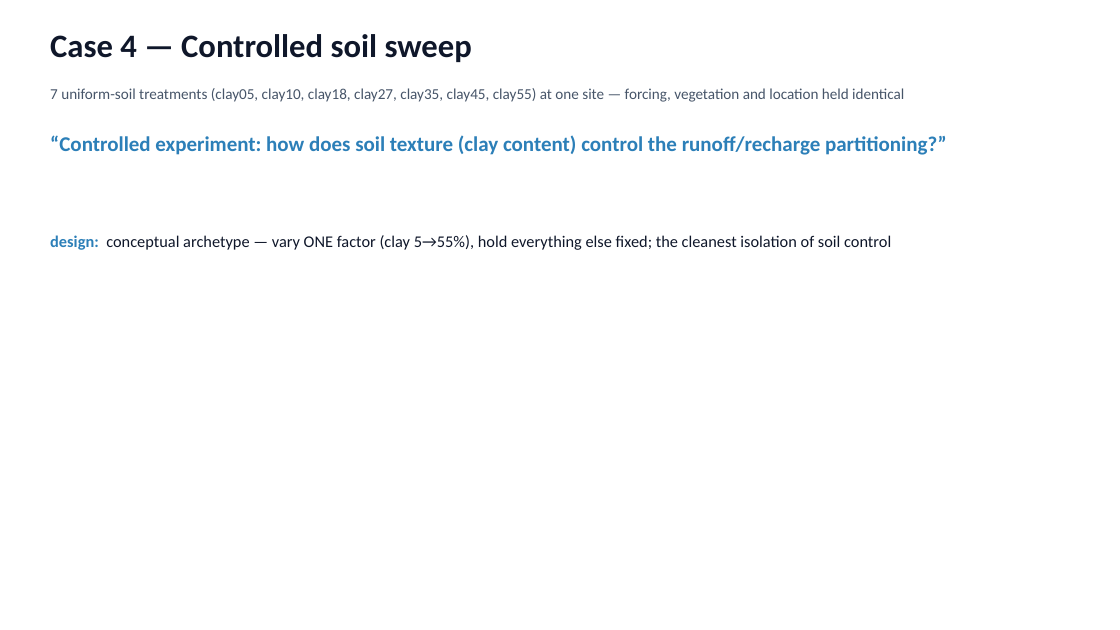
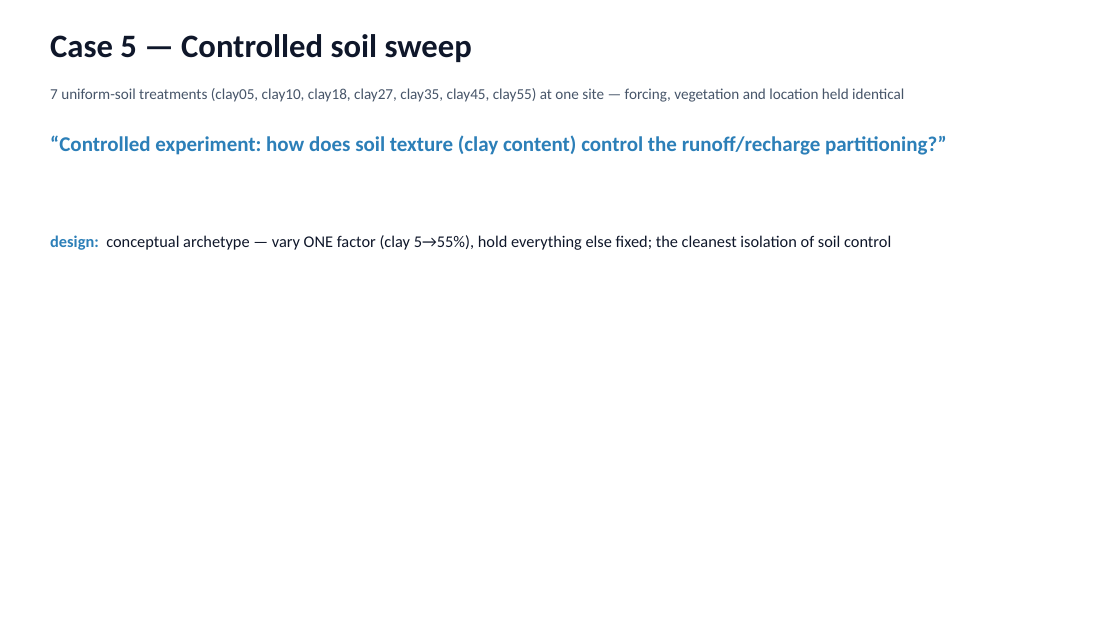
Before and after one commit to hoangtv1899/multi-agent-framework, a slide deck: slide 24 of docs/slides/story_20260704.pptx (slide 19 before the commit). Drawn at 1120x630 pixels with LibreOffice and Linux fonts; fonts in the diff are those of the drawing. Boxes give left, top, right and bottom in pixels: in the first picture for what was removed or moved away, otherwise in the second. Text is boxed around its words. In the diff, an @@ line names an element or a change of style, - is before the commit and + after.

```diff
--- a/docs/slides/story_20260704.pptx
+++ b/docs/slides/story_20260704.pptx
@@ text at <box>50,34,472,62</box>: text changed @@
-Case 4 — Controlled soil sweep
+Case 5 — Controlled soil sweep
```
Also in this commit, not shown: 9 other slides changed, 6 slides added.
